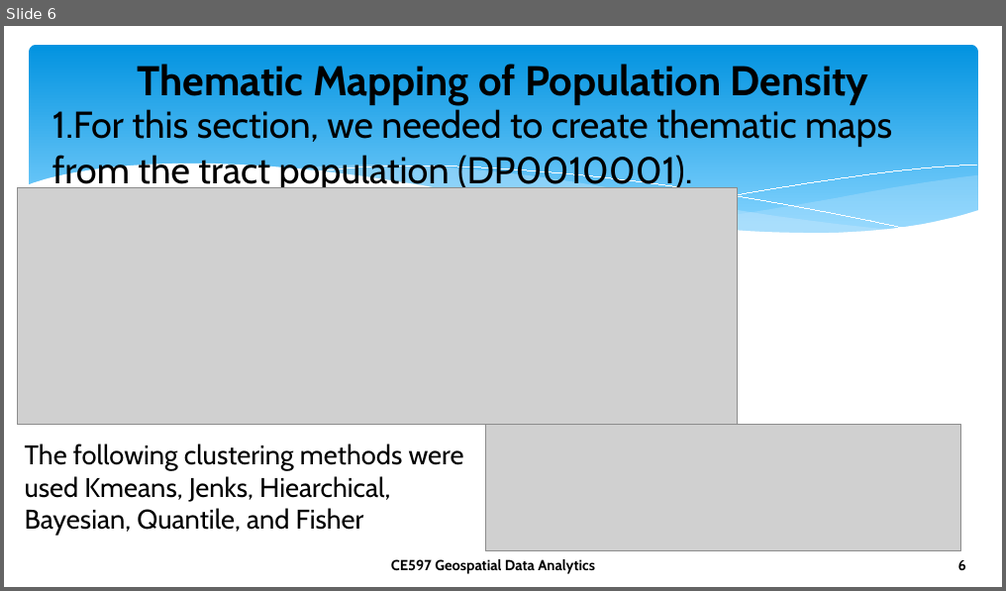
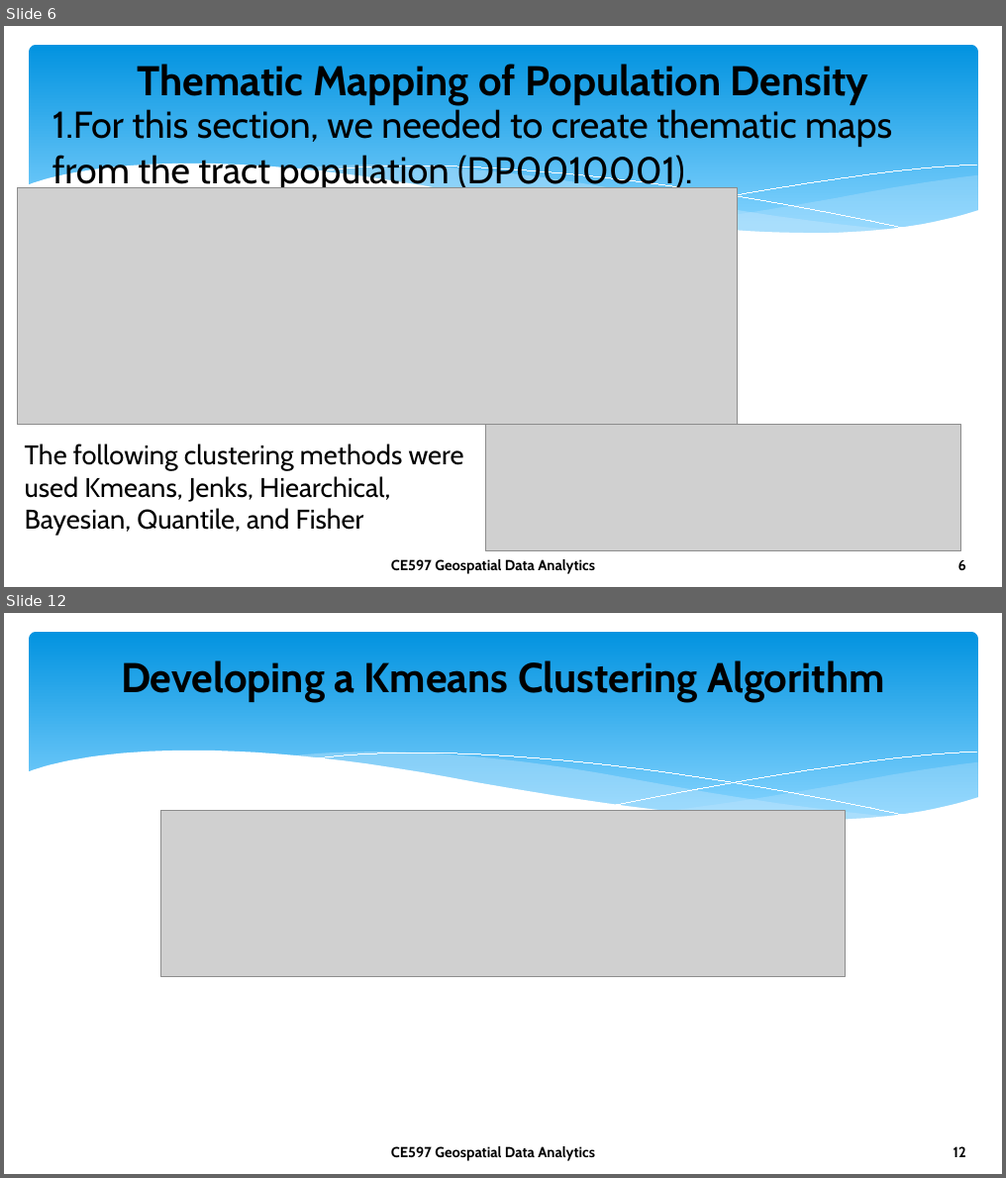
Before and after one commit to Foxhound013/CE-597_GDA, a slide deck: project3/reports/WLoganDowning_P3.pptx. Shown one above the other, each under a label of ours: slide 6 before the commit, slides 6 and 12 after it; the slides between them are not shown. The pictures are 1006x591 and 1006x1178 pixels, drawn with LibreOffice and Linux fonts; fonts in the diff are those of the drawing; grey boxes stand for pictures; background and template pictures are left out. Boxes give left, top, right and bottom in pixels: in the first picture for what was removed or moved away, otherwise in the second. Text is boxed around its words. In the diff, an @@ line names an element or a change of style, - is before the commit and + after.

Commit message:
Fixing Kmeans and updating Arc Project.

```diff
--- a/project3/reports/WLoganDowning_P3.pptx
+++ b/project3/reports/WLoganDowning_P3.pptx
@@ slide 12 added at bbox=[4, 613, 1002, 1174], background #FFFFFF; not listed: 8 template elements that a slide beside it also shows @@
@@ title added at bbox=[121, 661, 885, 702], 40 pt, text #000000, bold @@
+Developing a Kmeans Clustering Algorithm
@@ picture added at bbox=[161, 810, 845, 977] @@
```
Also in this commit, not shown: 3 slides changed, 9 other files.
